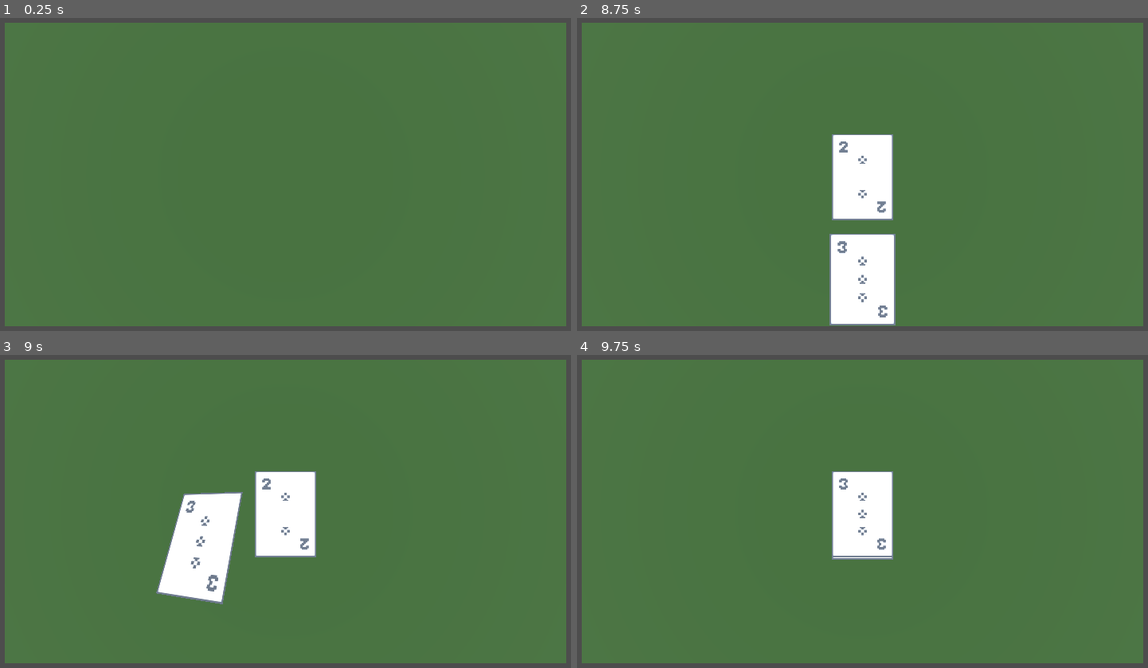
Above: before the commit, frames 1-4 (two rows, left to right).
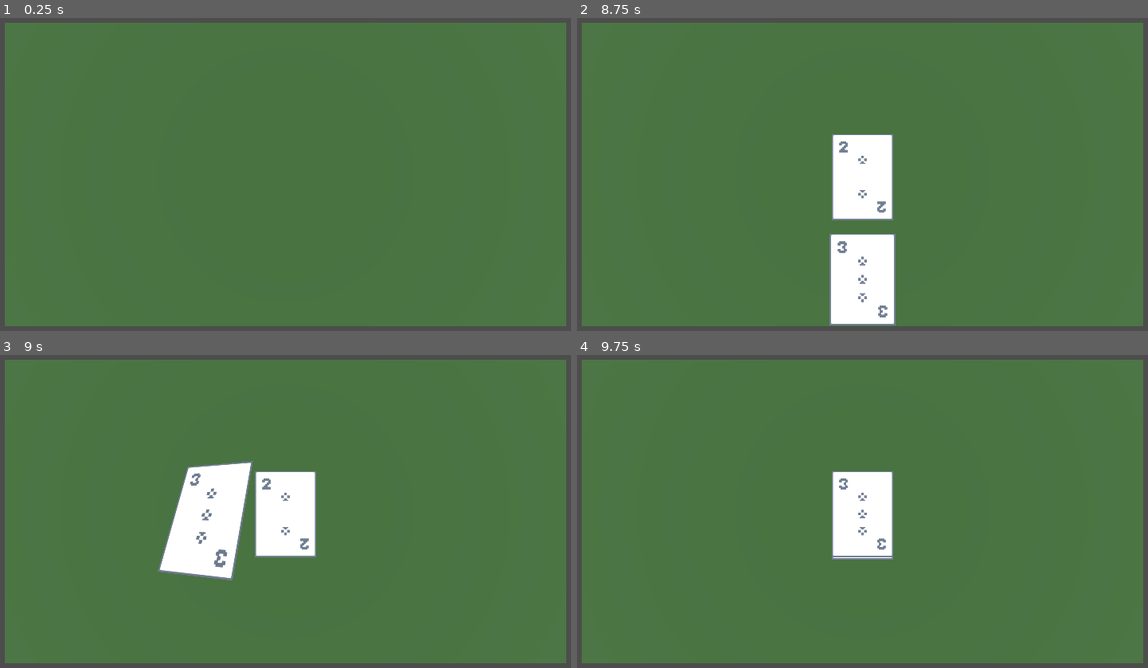
Above: after the commit, the same moments.

Repository: tdecker91/Card3D
Game: Godot game, scene res://scenes/table.tscn
The game is run twice, just before and just after one commit, with the same random seed, the same clock (stepped at 60 frames per second) and the same inputs.
Inputs (mouse positions are in pixels of both pictures, inside the frame that each line leads up to):
- Up to frame 1 (0.25 s): no input
- Up to frame 2 (8.75 s): tap Enter at 0.5, 2, 3.5 s; move the mouse to (1005, 155) at 0.52 s; hold Right (ui_right) 0.53-1.25 s; click (1005, 155) at 0.67 s; tap Space at 1.25, 2.75, 4.25 s; drag from (736, 193) to (828, 246) at 1.27 s; move the mouse to (925, 96) at 2.02 s; hold Right (ui_right) 2.03-2.75 s; click (925, 96) at 2.17 s; drag from (828, 246) to (674, 121) at 2.77 s; move the mouse to (1050, 227) at 3.52 s; hold Left (ui_left) 3.53-4.25 s; click (1050, 227) at 3.67 s; drag from (674, 121) to (765, 83) at 4.27 s; move the mouse to (896, 174) at 5.02 s; hold Down (ui_down) 5.03-5.75 s; click (896, 174) at 5.17 s; drag from (765, 83) to (736, 193) at 5.77 s; move the mouse to (1005, 155) at 6.52 s; hold Up (ui_up) 6.53-7.25 s; click (1005, 155) at 6.67 s; drag from (736, 193) to (828, 246) at 7.27 s; move the mouse to (925, 96) at 8.02 s; hold Down (ui_down) from 8.03 s (still down); click (925, 96) at 8.17 s
- Up to frame 3 (9 s): release Down (ui_down) at 8.75 s; drag from (251, 583) to (97, 458) at 8.77 s
- Up to frame 4 (9.75 s): move the mouse to (1050, 564) at 9.52 s; hold Up (ui_up) from 9.53 s (still down); click (1050, 564) at 9.67 s

Frames 1-2 are identical in both runs. In frame 3, 2.9% of the frame differs, in the area x 27-45%, y 33-80%; in frame 4, nothing differs.

Commit message:
start to refactor drag logic into drag controller

Diff:
--- a/scenes/hand_3d.tscn
+++ b/scenes/hand_3d.tscn
@@ -5,6 +5,4 @@
 
 [node name="Hand3D" instance=ExtResource("1_psmrh")]
 script = ExtResource("2_7163y")
-max_drag_y_rotation_deg = 65
-max_drag_x_rotation_deg = 65
 card_swap_tween_duration = 0.12
--- a/scenes/table.tscn
+++ b/scenes/table.tscn
@@ -1,6 +1,7 @@
-[gd_scene load_steps=6 format=3 uid="uid://usdfp6fqxnev"]
+[gd_scene load_steps=7 format=3 uid="uid://usdfp6fqxnev"]
 
 [ext_resource type="Script" path="res://scripts/hand_controller.gd" id="1_s5vhx"]
+[ext_resource type="Script" path="res://scripts/drag_controller.gd" id="2_0ynmw"]
 [ext_resource type="PackedScene" uid="uid://dhevr18sicpgx" path="res://scenes/hand_3d.tscn" id="2_upp1e"]
 [ext_resource type="PackedScene" uid="uid://dp2iv50udmvac" path="res://scenes/card_pile_3d.tscn" id="2_xppkv"]
 
@@ -22,15 +23,22 @@
 [node name="Hand" type="Node3D" parent="."]
 script = ExtResource("1_s5vhx")
 
-[node name="CardPile3D" parent="Hand" instance=ExtResource("2_xppkv")]
+[node name="DragController" type="Node3D" parent="Hand" node_paths=PackedStringArray("card_collections")]
+script = ExtResource("2_0ynmw")
+card_collections = [NodePath("CardPile3D"), NodePath("Hand3D")]
 
-[node name="Hand3D" parent="Hand" instance=ExtResource("2_upp1e")]
+[node name="CardPile3D" parent="Hand/DragController" instance=ExtResource("2_xppkv")]
+droppable = true
+
+[node name="Hand3D" parent="Hand/DragController" instance=ExtResource("2_upp1e")]
 transform = Transform3D(1, 0, 0, 0, 1, 0, 0, 0, 1, 0, -4, 0.5)
+draggable = true
+droppable = true
 
 [node name="Table" type="MeshInstance3D" parent="."]
 transform = Transform3D(12.8364, 0, 0, 0, -4.37114e-08, -6.94784, 0, 1, -3.037e-07, 0, 0, -1)
 mesh = SubResource("PlaneMesh_gv0to")
 surface_material_override/0 = SubResource("StandardMaterial3D_glsqp")
 
-[connection signal="drag_started" from="Hand/Hand3D" to="Hand" method="_on_hand_3d_drag_started"]
-[connection signal="drag_stopped" from="Hand/Hand3D" to="Hand" method="_on_hand_3d_drag_stopped"]
+[connection signal="drag_started" from="Hand/DragController/Hand3D" to="Hand" method="_on_hand_3d_drag_started"]
+[connection signal="drag_stopped" from="Hand/DragController/Hand3D" to="Hand" method="_on_hand_3d_drag_stopped"]
--- a/scripts/card_collection_3d.gd
+++ b/scripts/card_collection_3d.gd
@@ -10,8 +10,10 @@
 
 signal mouse_enter_drop_zone()
 signal mouse_exit_drop_zone()
+signal card_selected(card)
 
-
+@export var draggable: bool = false # cards can be dragged from this collection
+@export var droppable: bool = false # cards can be dropped into this collection
 @export var card_move_tween_duration: float = 0.2
 @export var card_layout_strategy: CardLayout = LineCardLayout.new():
 	set(strategy):
@@ -24,11 +26,18 @@
 
 var cards: Array[Card3D] = []
 var card_indicies = {}
+var selection_disabled: bool = false
 
+var _hovered_card: Card3D # card currently hovered
 
 # add a card to the hand and animate it to the correct position
 # this will add card as child of this node
 func add_card(card: Card3D):
+	if draggable:
+		card.card_pressed.connect(_on_card_pressed.bind(card))
+		card.mouse_over_card.connect(_on_card_hover.bind(card))
+		card.mouse_exit_card.connect(_on_card_exit.bind(card))
+
 	cards.append(card)
 	card_indicies[card] = cards.size() - 1
 	add_child(card)
@@ -48,6 +57,11 @@
 
 	remove_child(removed_card)
 	execute_card_strategy()
+
+	if draggable:
+		removed_card.card_pressed.disconnect(_on_card_pressed.bind(removed_card))
+		removed_card.mouse_over_card.disconnect(_on_card_hover.bind(removed_card))
+		removed_card.mouse_exit_card.disconnect(_on_card_exit.bind(removed_card))
 
 	return removed_card
 
@@ -71,8 +85,25 @@
 func enable_drop_zone():
 	dropzone_collision.disabled = false
 
+
 func disable_drop_zone():
 	dropzone_collision.disabled = true
+
+
+func _on_card_hover(card: Card3D):
+	if not selection_disabled:
+		_hovered_card = card
+		card.set_hovered()
+
+
+func _on_card_exit(card: Card3D):
+	if not selection_disabled and _hovered_card == card:
+		card.remove_hovered()
+		_hovered_card = null
+
+
+func _on_card_pressed(card: Card3D):
+	card_selected.emit(card)
 
 
 func _on_drop_zone_mouse_entered():
--- a/scripts/drag_controller.gd
+++ b/scripts/drag_controller.gd
@@ -8,23 +8,32 @@
 signal drag_stopped()
 
 
-# plane card is moved across on drag
-var card_drag_plane = Plane(Vector3(0, 0, 1), 1.5):
+@export var card_collections: Array[CardCollection3D] = []
+@export var max_drag_y_rotation_deg: int = 65
+@export var max_drag_x_rotation_deg: int = 65
+
+
+var card_drag_plane = Plane(Vector3(0, 0, 1), 1.5): # plane card is moved across on drag
 	set(plane):
 		card_drag_plane = plane
 
-# camera used for determining where mouse is on drag plane
-var _camera: Camera3D
-
-# card that is being dragged
-var _dragging_card: Card3D
-
+var _camera: Camera3D # camera used for determining where mouse is on drag plane
+var _dragging_card: Card3D # card that is being dragged
+var _drag_from_collection: CardCollection3D # collection card being dragged from
 var _dragging: bool = false
+var _hovered_collection: CardCollection3D # collection about to drop card into
+var _drag_left_position = null
+var _drag_right_position = null
 
 
 func _ready():
 	var window = get_window()
 	_camera = window.get_camera_3d()
+
+	for collection in card_collections:
+		collection.card_selected.connect(_on_collection_card_selected.bind(collection))
+		collection.mouse_enter_drop_zone.connect(_on_collection_mouse_enter_drop_zone.bind(collection))
+		collection.mouse_exit_drop_zone.connect(_on_collection_mouse_exit_drop_zone.bind(collection))
 
 
 func _input(event):
@@ -33,12 +42,42 @@
 			_stop_drag()
 	elif event is InputEventMouseMotion:
 		if _dragging:
-			pass
-			#_handle_drag_event(event)
+			_handle_drag_event(event)
+
+
+func _on_collection_card_selected(card: Card3D, collection: CardCollection3D):
+	_drag_card_start(card, collection)
+
+
+func _on_collection_mouse_enter_drop_zone(collection: CardCollection3D):
+	_hovered_collection = collection
+	if _dragging_card != null:
+		pass
+		#_set_drag_boundaries(_dragging_card)
+
+
+func _on_collection_mouse_exit_drop_zone(_collection: CardCollection3D):
+	_hovered_collection = null
 
 
 func _stop_drag():
+	if _hovered_collection == null or _hovered_collection == _drag_from_collection:
+		return_card_to_collection()
+	elif _hovered_collection != null and _hovered_collection != _drag_from_collection:
+		drop_card_to_another_collection()
+
+	#_drag_from_collection.execute_card_strategy()
 	_dragging = false
+	_dragging_card = null
+	_drag_from_collection = null
+
+	for collection in card_collections:
+		if collection.droppable:
+			collection.disable_drop_zone()
+
+		if collection.draggable:
+			collection.selection_disabled = false
+
 	#var card_index = card_indicies[selected_card]
 	#var hand_position = card_layout_strategy.calculate_card_position_by_index(cards.size(), card_index)
 	#card_layout_strategy.update_card_position(selected_card, cards.size(), card_index, card_swap_tween_duration)
@@ -48,7 +87,138 @@
 	drag_stopped.emit()
 
 
-func drag_card_start(card: Card3D):
+func return_card_to_collection():
+	_drag_from_collection.execute_card_strategy()
+
+
+func drop_card_to_another_collection():
+	var card_index = _drag_from_collection.card_indicies[_dragging_card]
+	var global_position = _drag_from_collection.cards[card_index].global_position
+	var c = _drag_from_collection.remove_card(card_index)
+
+	_hovered_collection.add_card(c)
+	c.remove_hovered()
+	c.global_position = global_position
+
+
+func _drag_card_start(card: Card3D, drag_from_collection: CardCollection3D):
 	_dragging = true
+	_drag_from_collection = drag_from_collection
 	_dragging_card = card
+
+	for collection in card_collections:
+		if collection.droppable:
+			collection.enable_drop_zone()
+
+		if collection.draggable:
+			collection.selection_disabled = true
+
 	drag_started.emit(card)
+
+
+func _set_drag_boundaries(card):
+	var cards = _hovered_collection.cards
+	var card_layout = _hovered_collection.card_layout_strategy
+	if cards.size() == 1:
+		return
+
+	var index = _hovered_collection.card_indicies[card]
+
+	if index > 0:
+		_drag_left_position = card_layout.calculate_card_position_by_index(cards.size(), index - 1)
+	else:
+		_drag_left_position = null
+
+	if index < cards.size() - 1:
+		_drag_right_position = card_layout.calculate_card_position_by_index(cards.size(), index + 1)
+	else:
+		_drag_right_position = null
+
+
+func _handle_drag_event(event: InputEventMouseMotion):
+	var m: Vector2 = get_viewport().get_mouse_position()
+	var position3D = card_drag_plane.intersects_ray(_camera.project_ray_origin(m),_camera.project_ray_normal(m))
+	var card_position = _dragging_card.global_position
+
+	var x_distance = position3D.x - card_position.x
+	var y_distance = position3D.y - card_position.y
+
+	# add rotation to make dragging cards pretty
+	# rotate around y axis for horizontal rotation
+	var y_degrees: float = x_distance * 25
+	y_degrees = clamp(y_degrees, -max_drag_y_rotation_deg, max_drag_y_rotation_deg)
+
+	# rotate around x axis for vertial rotation
+	var x_degrees: float = -y_distance * 25
+	x_degrees = clamp(x_degrees, -max_drag_x_rotation_deg, max_drag_x_rotation_deg)
+	var z_degrees: float = 0
+
+	# put degrees in Vector3
+	var target_rotation = Vector3(
+		deg_to_rad(x_degrees),
+		deg_to_rad(y_degrees),
+		deg_to_rad(z_degrees)
+	)
+
+	# set rotation
+	_dragging_card.dragging_rotation(target_rotation)
+
+	# set card position to under mouse
+	_dragging_card.global_position.x = position3D.x
+	_dragging_card.global_position.y = position3D.y
+	_dragging_card.global_position.z = position3D.z
+
+	if _hovered_collection != null:
+		pass
+		#_handle_card_reorder(position3D)
+
+
+func _handle_card_reorder(drag_position: Vector3):
+	var drag_screen_point = _get_drag_screen_point(drag_position)
+	var swapped = true
+
+	while swapped:
+		var left_screen_point = _get_drag_screen_point(_drag_left_position)
+		var right_screen_point = _get_drag_screen_point(_drag_right_position)
+
+		if left_screen_point != null and drag_screen_point.x < left_screen_point.x:
+			_handle_swap_left()
+		elif _drag_right_position != null and drag_screen_point.x > right_screen_point.x:
+			_handle_swap_right()
+		else:
+			swapped = false
+
+
+func _get_drag_screen_point(position):
+	if position != null:
+		return _camera.unproject_position(position)
+	else:
+		return null
+
+
+func _handle_swap_left():
+	var index = _hovered_collection.card_indicies[_dragging_card]
+	var left_index = index - 1
+	var left_card = _hovered_collection.cards[left_index]
+
+	_hovered_collection.cards[left_index] = _dragging_card
+	_hovered_collection.cards[index] = left_card
+	_hovered_collection.card_indicies[left_card] = index
+	_hovered_collection.card_indicies[_dragging_card] = left_index
+
+	_set_drag_boundaries(_dragging_card)
+	_hovered_collection.card_layout_strategy.update_card_position(left_card, _hovered_collection.cards.size(), index, .12)
+
+
+func _handle_swap_right():
+	var index = _hovered_collection.card_indicies[_dragging_card]
+	var right_index = index + 1
+	var right_card = _hovered_collection.cards[right_index]
+
+	_hovered_collection.cards[right_index] = _dragging_card
+	_hovered_collection.cards[index] = right_card
+	_hovered_collection.card_indicies[right_card] = index
+	_hovered_collection.card_indicies[_dragging_card] = right_index
+
+	_set_drag_boundaries(_dragging_card)
+	_hovered_collection.card_layout_strategy.update_card_position(right_card, _hovered_collection.cards.size(), index, .12)
--- a/scripts/hand_3d.gd
+++ b/scripts/hand_3d.gd
@@ -12,8 +12,6 @@
 
 
 @export var camera: Camera3D
-@export var max_drag_y_rotation_deg: int = 65
-@export var max_drag_x_rotation_deg: int = 65
 @export var card_swap_tween_duration: float = .12
 
 
@@ -39,22 +37,22 @@
 	$DropZone/CollisionShape3D.shape = dropzone_shape;
 
 
-func add_card(card: Card3D):
-	card.card_pressed.connect(_on_card_pressed.bind(card))
-	card.mouse_over_card.connect(_on_card_hover.bind(card))
-	card.mouse_exit_card.connect(_on_card_exit.bind(card))
-	super.add_card(card)
-
-
-# remove card from this hand and return it.
-# the caller is responsible for adding card else here
-# and/or calling queue_free on it
-func remove_card(index: int) -> Card3D:
-	var removed_card = super.remove_card(index)
-	removed_card.card_pressed.disconnect(_on_card_pressed.bind(removed_card))
-	removed_card.mouse_over_card.disconnect(_on_card_hover.bind(removed_card))
-	removed_card.mouse_exit_card.disconnect(_on_card_exit.bind(removed_card))
-	return removed_card
+#func add_card(card: Card3D):
+	#card.card_pressed.connect(_on_card_pressed.bind(card))
+	#card.mouse_over_card.connect(_on_card_hover.bind(card))
+	#card.mouse_exit_card.connect(_on_card_exit.bind(card))
+	#super.add_card(card)
+#
+#
+## remove card from this hand and return it.
+## the caller is responsible for adding card else here
+## and/or calling queue_free on it
+#func remove_card(index: int) -> Card3D:
+	#var removed_card = super.remove_card(index)
+	#removed_card.card_pressed.disconnect(_on_card_pressed.bind(removed_card))
+	#removed_card.mouse_over_card.disconnect(_on_card_hover.bind(removed_card))
+	#removed_card.mouse_exit_card.disconnect(_on_card_exit.bind(removed_card))
+	#return removed_card
 
 
 func _input(event):
@@ -63,23 +61,24 @@
 			_stop_drag()
 	elif event is InputEventMouseMotion:
 		if dragging:
-			_handle_drag_event(event)
-
-
-func _on_card_hover(card: Card3D):
-	if not dragging:
-		hovered_card = card
-		card.set_hovered()
-
-
-func _on_card_exit(card: Card3D):
-	if hovered_card == card:
-		card.remove_hovered()
-		hovered_card = null
-
-
-func _on_card_pressed(card: Card3D):
-	_start_drag(card)
+			pass
+			#_handle_drag_event(event)
+
+#
+#func _on_card_hover(card: Card3D):
+	#if not dragging:
+		#hovered_card = card
+		#card.set_hovered()
+#
+#
+#func _on_card_exit(card: Card3D):
+	#if hovered_card == card:
+		#card.remove_hovered()
+		#hovered_card = null
+#
+#
+#func _on_card_pressed(card: Card3D):
+	#_start_drag(card)
 
 
 func _start_drag(card: Card3D):
@@ -112,11 +111,11 @@
 	# add rotation to make dragging cards pretty
 	# rotate around y axis for horizontal rotation
 	var y_degrees: float = x_distance * 25
-	y_degrees = clamp(y_degrees, -max_drag_y_rotation_deg, max_drag_y_rotation_deg)
+	#y_degrees = clamp(y_degrees, -max_drag_y_rotation_deg, max_drag_y_rotation_deg)
 
 	# rotate around x axis for vertial rotation
 	var x_degrees: float = -y_distance * 25
-	x_degrees = clamp(x_degrees, -max_drag_x_rotation_deg, max_drag_x_rotation_deg)
+	#x_degrees = clamp(x_degrees, -max_drag_x_rotation_deg, max_drag_x_rotation_deg)
 	var z_degrees: float = 0
 
 	# put degrees in Vector3
@@ -203,11 +202,3 @@
 
 	_set_drag_boundaries(selected_card)
 	card_layout_strategy.update_card_position(right_card, cards.size(), index, card_swap_tween_duration)
-
-
-func _on_drop_zone_mouse_entered():
-	print("enter drop zone")
-
-
-func _on_drop_zone_mouse_exited():
-	print("exit drop zone")
--- a/scripts/hand_controller.gd
+++ b/scripts/hand_controller.gd
@@ -7,8 +7,8 @@
 var vi = 0
 
 @onready var camera = $"../Camera3D"
-@onready var hand: Hand3D = $"Hand3D"
-@onready var pile: CardPile3D = $CardPile3D
+@onready var hand: Hand3D = $DragController/Hand3D
+@onready var pile: CardPile3D = $DragController/CardPile3D
 
 var dragging_card: Card3D
 var dropping_collection: CardCollection3D
@@ -97,12 +97,10 @@
 	c.global_position = global_position
 
 func mouse_enter_pile_drop_zone():
-	print("hand controller mouse enter drop zone")
 	dropping_collection = pile
 
 
 func mouse_exit_pile_drop_zone():
-	print("hand controller mouse exit drop zone")
 	dropping_collection = null
 
 
@@ -115,7 +113,7 @@
 func _on_hand_3d_drag_stopped():
 	pile.disable_drop_zone()
 
-	if dropping_collection != null:
-		play_card(dragging_card)
+	#if dropping_collection != null:
+		#play_card(dragging_card)
 
 	dragging_card = null
